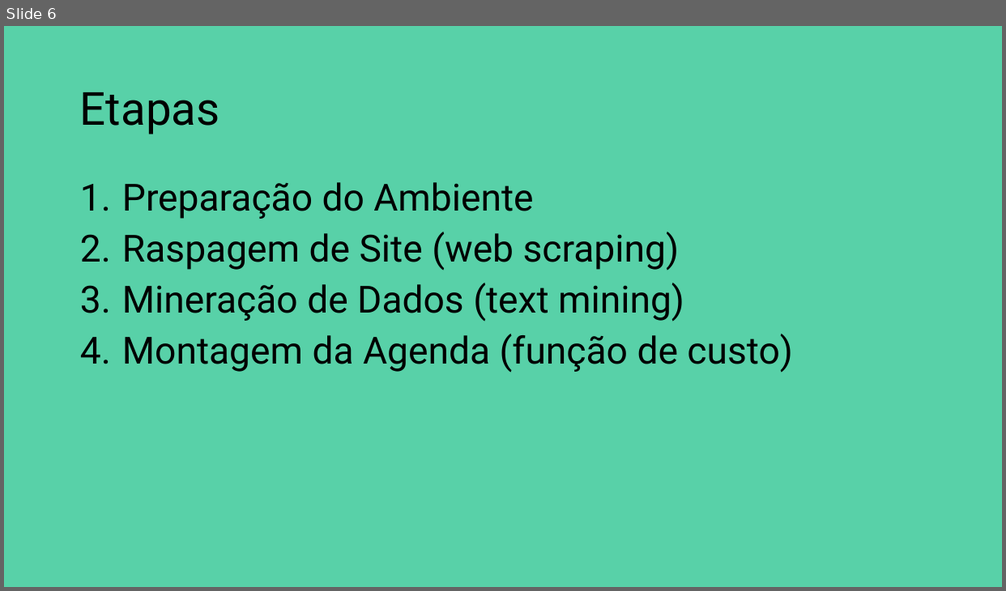
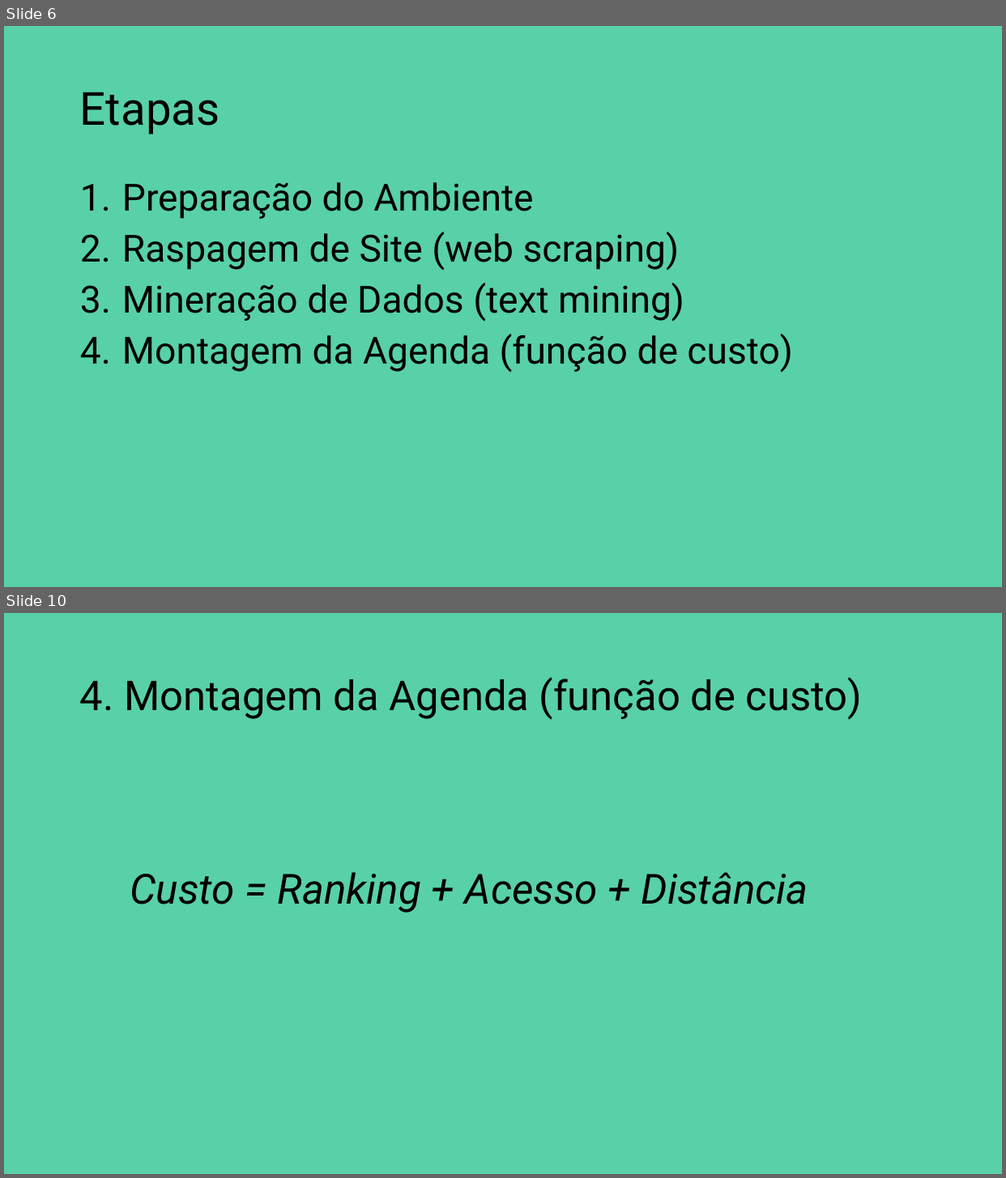
Before and after one commit to rnmourao/sxsw-ai-roster, a slide deck: sxsw.pptx. Shown one above the other, each under a label of ours: slide 6 before the commit, slides 6 and 10 after it; the slides between them are not shown. The pictures are 1006x591 and 1006x1178 pixels, drawn with LibreOffice and Linux fonts; fonts in the diff are those of the drawing. Boxes give left, top, right and bottom in pixels: in the first picture for what was removed or moved away, otherwise in the second. Text is boxed around its words. In the diff, an @@ line names an element or a change of style, - is before the commit and + after.

```diff
--- a/sxsw.pptx
+++ b/sxsw.pptx
@@ slide 10 added at [4,613,1002,1174], background #58D1A8 @@
@@ title added at [80,677,863,720], 39.6 pt, text #000000 @@
+4. Montagem da Agenda (função de custo)
@@ text added at [130,872,808,913], 40 pt, text #000000, italic @@
+Custo = Ranking + Acesso + Distância
```
Also in this commit, not shown: 3 other slides added.
